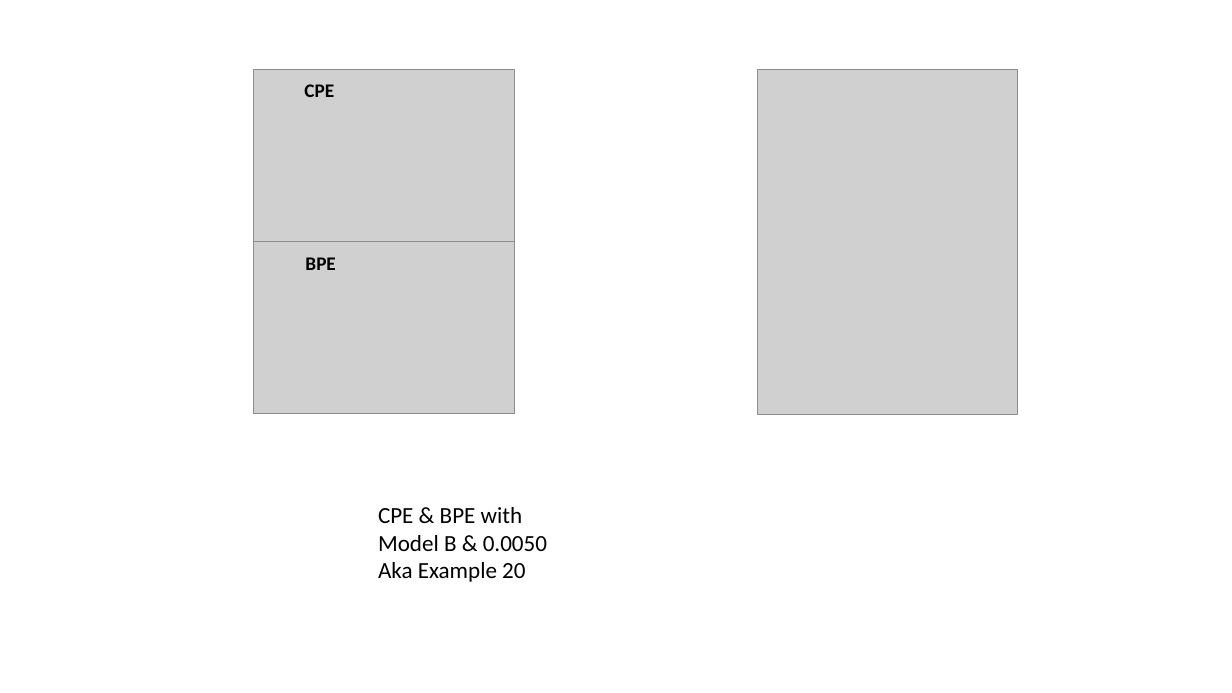
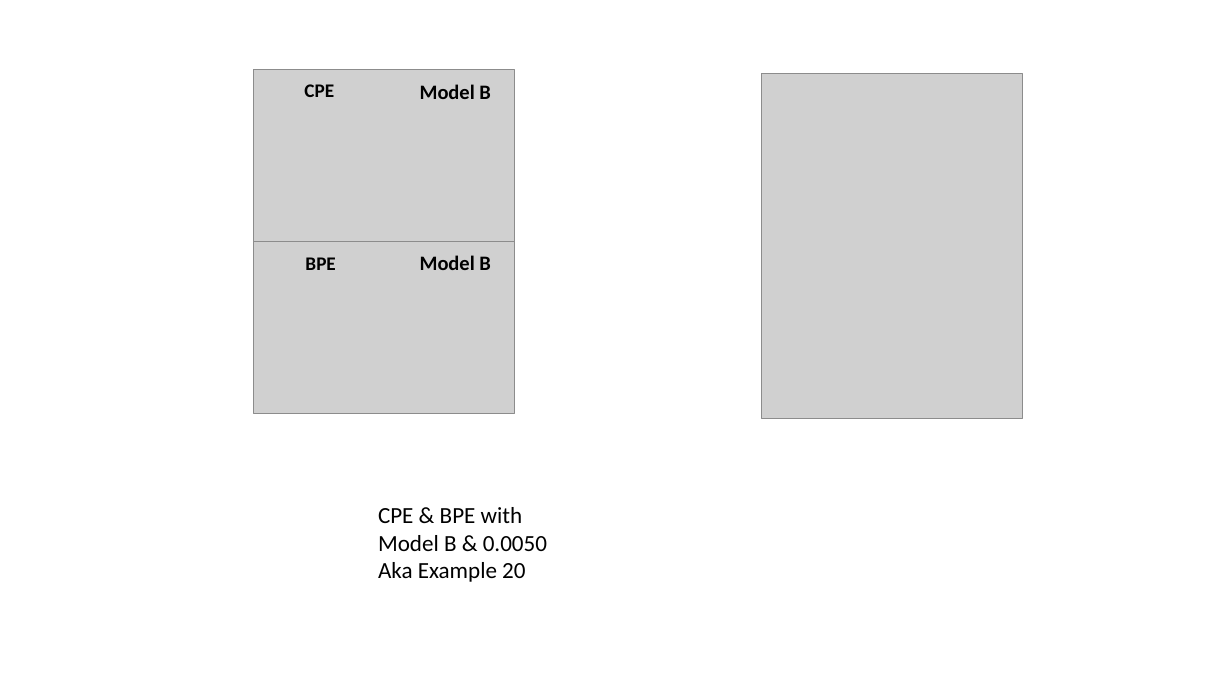
Before and after one commit to AdityaSavara/PEUQSE, a slide deck: slide 6 of Examples/Example19/0-ConsolidatedResultsExample19toExample21_optimized_map_mcmc_images.pptx. Drawn at 1232x693 pixels with LibreOffice and Linux fonts; fonts in the diff are those of the drawing; grey boxes stand for pictures. Boxes give left, top, right and bottom in pixels: in the first picture for what was removed or moved away, otherwise in the second. Text is boxed around its words. In the diff, an @@ line names an element or a change of style, - is before the commit and + after.

```diff
--- a/Examples/Example19/0-ConsolidatedResultsExample19toExample21_optimized_map_mcmc_images.pptx
+++ b/Examples/Example19/0-ConsolidatedResultsExample19toExample21_optimized_map_mcmc_images.pptx
@@ text added at box(420, 84, 490, 99), 16 pt, text #000000, bold @@
+Model B
@@ picture: place and size @@
-picture at box(757, 70, 1018, 415)
+picture at box(762, 74, 1023, 419)
@@ text added at box(420, 255, 490, 270), 16 pt, text #000000, bold @@
+Model B
```
Also in this commit, not shown: 5 other slides changed, 24 other files.
